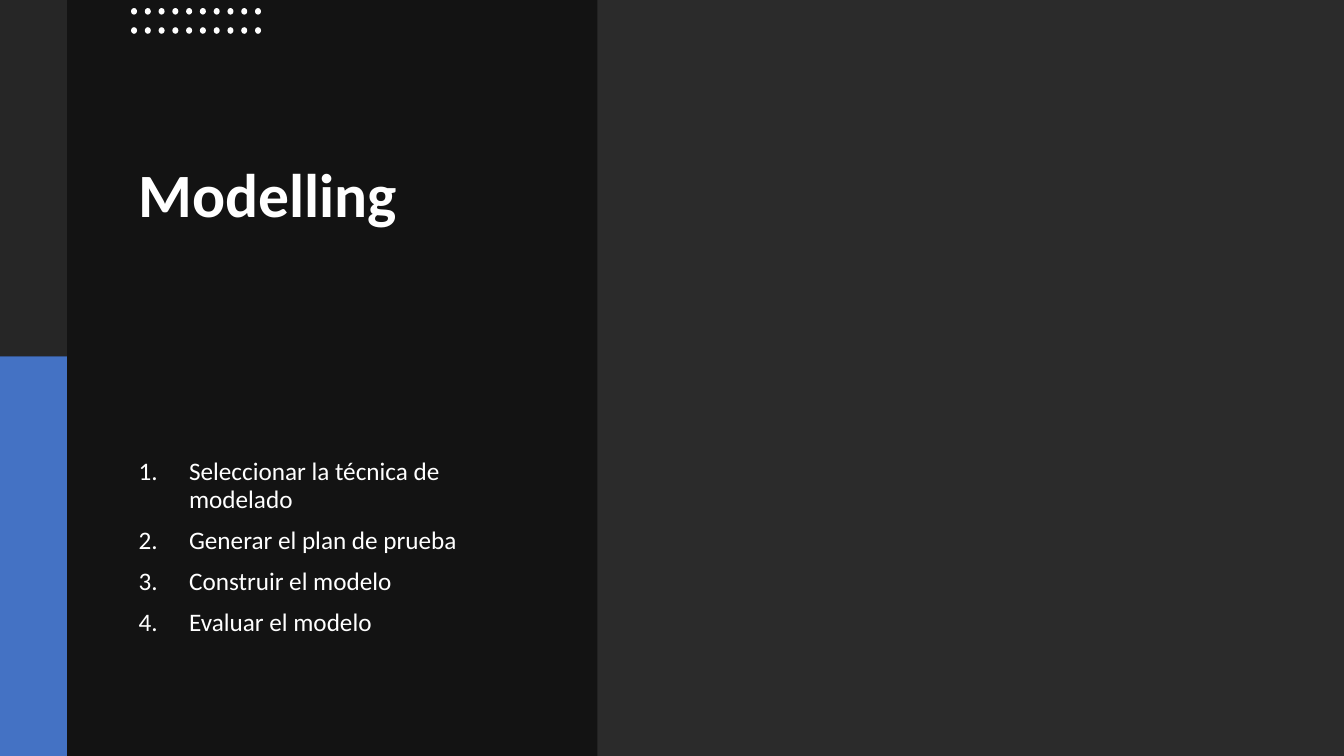
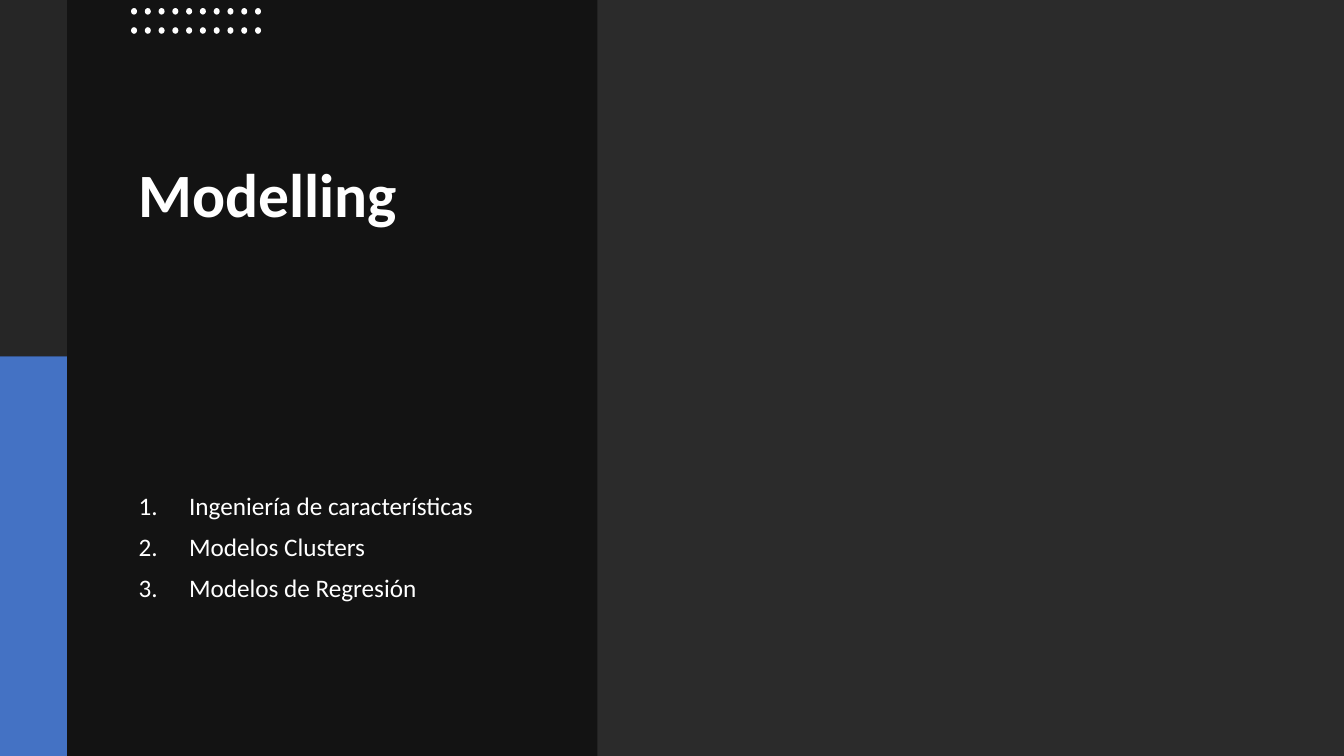
Before and after one commit to jaarciah/Proyecto-Integrador-2020-periodo-2, a slide deck: slide 17 of Docs/Project/Proyecto_Integrador.pptx (slide 16 before the commit). Drawn at 1344x756 pixels with LibreOffice and Linux fonts; fonts in the diff are those of the drawing; background and template pictures are left out; a plain dark background stands for a picture behind light text. Boxes give left, top, right and bottom in pixels: in the first picture for what was removed or moved away, otherwise in the second. Text is boxed around its words. In the diff, an @@ line names an element or a change of style, - is before the commit and + after.

```diff
--- a/Docs/Project/Proyecto_Integrador.pptx
+++ b/Docs/Project/Proyecto_Integrador.pptx
@@ text at (189, 497, 473, 602): text changed @@
-1. Seleccionar la técnica de modelado
-2. Generar el plan de prueba
-3. Construir el modelo
-4. Evaluar el modelo
+1. Ingeniería de características
+2. Modelos Clusters
+3. Modelos de Regresión
```
Also in this commit, not shown: 2 other slides changed, 1 slide added.
